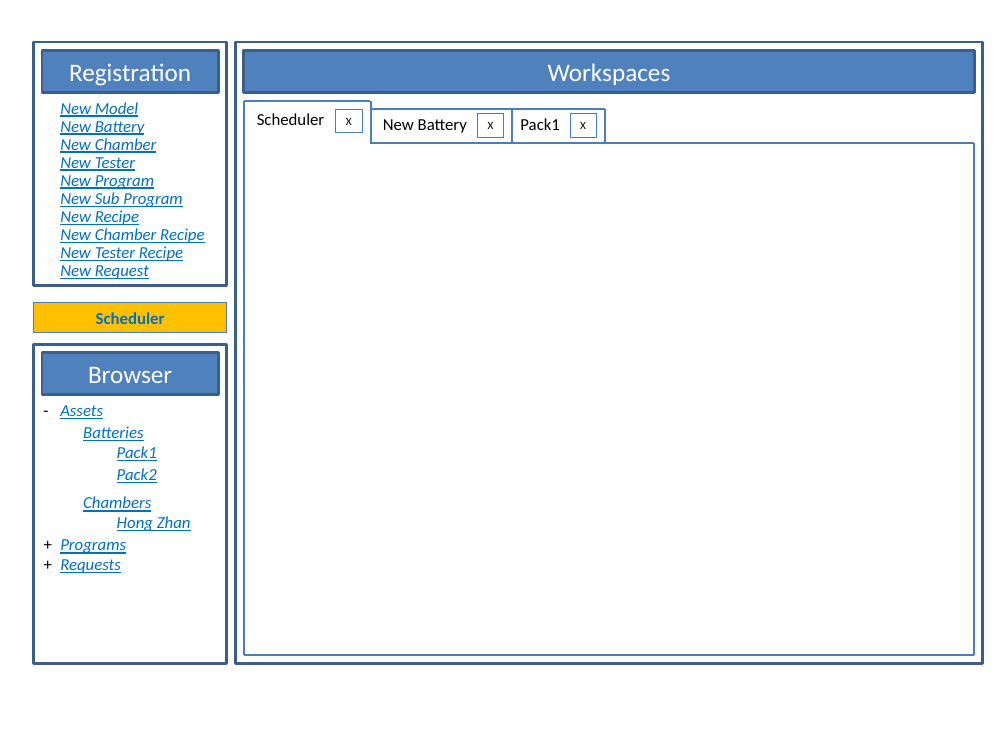
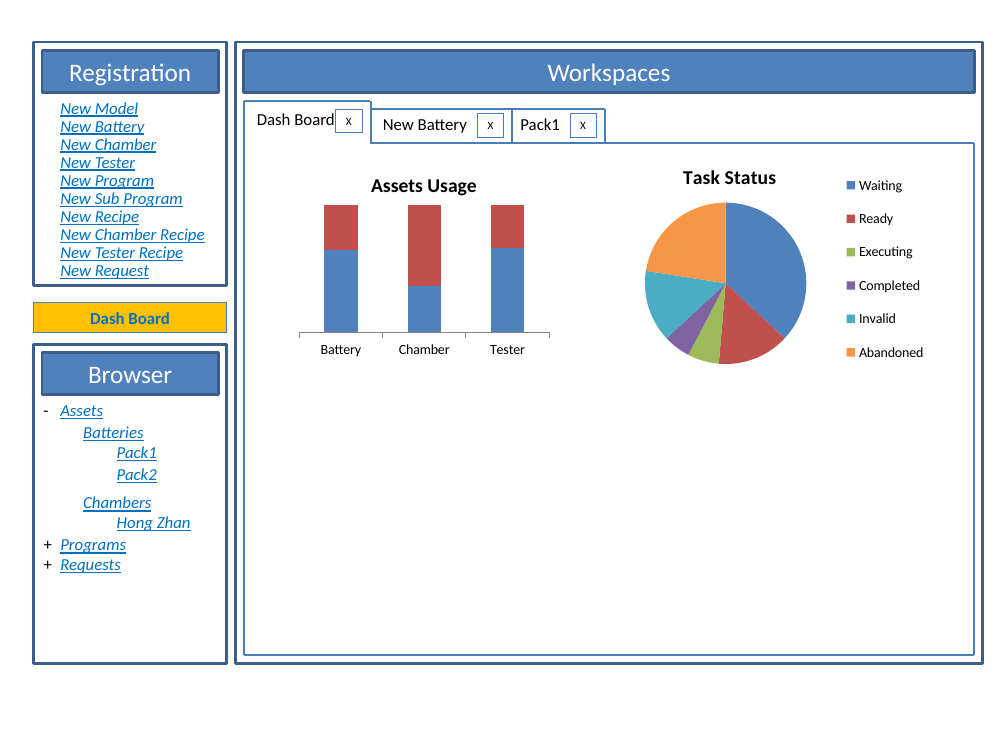
Before and after one commit to happylennychen/BCLabManager, a slide deck: slide 1 of Doc/UI Design.pptx. Drawn at 1008x756 pixels with LibreOffice and Linux fonts; fonts in the diff are those of the drawing. Boxes give left, top, right and bottom in pixels: in the first picture for what was removed or moved away, otherwise in the second. Text is boxed around its words. In the diff, an @@ line names an element or a change of style, - is before the commit and + after.

```diff
--- a/Doc/UI Design.pptx
+++ b/Doc/UI Design.pptx
@@ text at <box>257,113,334,125</box>: text changed @@
-Scheduler
+Dash Board
@@ pie chart added at <box>572,143,975,378</box> @@
+title "Task Status"
+categories: Waiting, Ready, Executing, Completed, Invalid, Abandoned
+Task Status: 37, 14, 6, 5, 14, 23
@@ text added at <box>371,179,476,196</box>, 14 pt, text #000000, bold @@
+Assets Usage
@@ column stacked 100% chart added at <box>294,202,554,361</box> @@
+categories: Battery, Chamber, Tester
+Series 1: 64, 36, 66
+Series 2: 36, 64, 34
@@ text in rectangle at <box>90,312,169,324</box>: text changed @@
-Scheduler
+Dash Board
```
Also in this commit, not shown: 1 slide removed, 2 other files.
